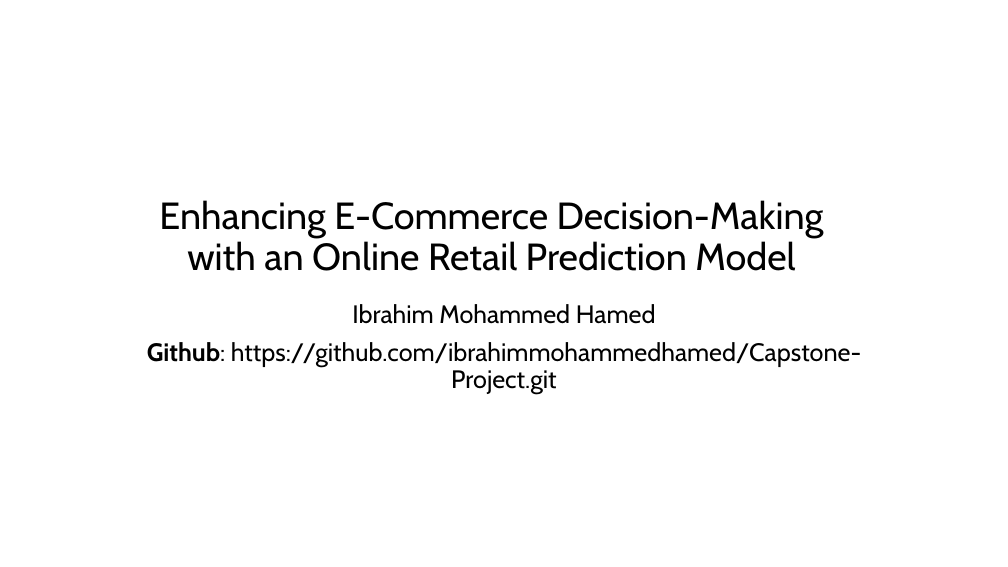
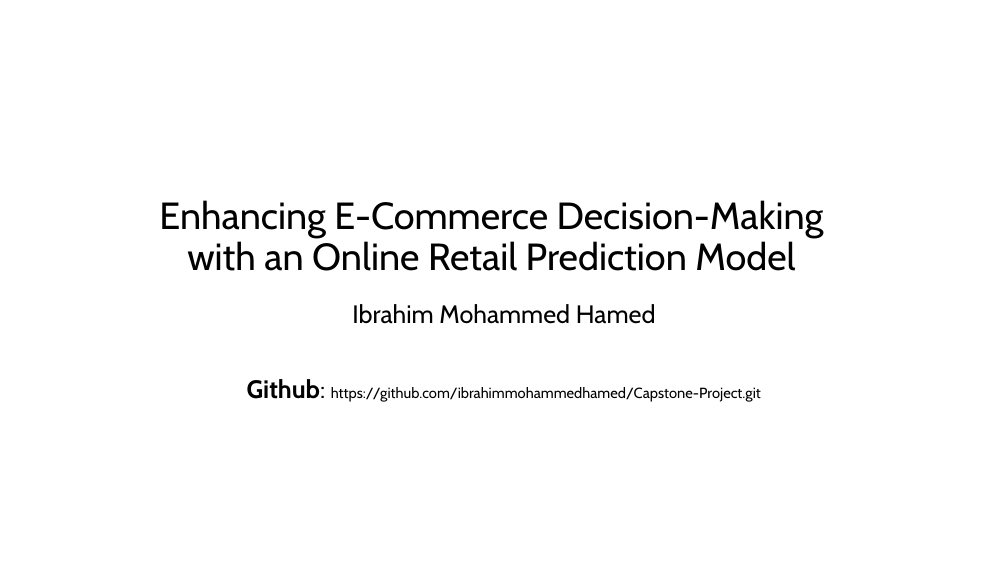
Before and after one commit to ibrahimmohammedhamed/Capstone-Project, a slide deck: slide 1 of ibrahim capstone-status.pptx. Drawn at 1008x567 pixels with LibreOffice and Linux fonts; fonts in the diff are those of the drawing. Boxes give left, top, right and bottom in pixels: in the first picture for what was removed or moved away, otherwise in the second. Text is boxed around its words. In the diff, an @@ line names an element or a change of style, - is before the commit and + after.

```diff
--- a/ibrahim capstone-status.pptx
+++ b/ibrahim capstone-status.pptx
@@ subtitle at box(247, 379, 761, 402): size 24 to 14 pt in "https://github.com/ibrahimmohammedhamed/Capstone-Project.git" @@
```
